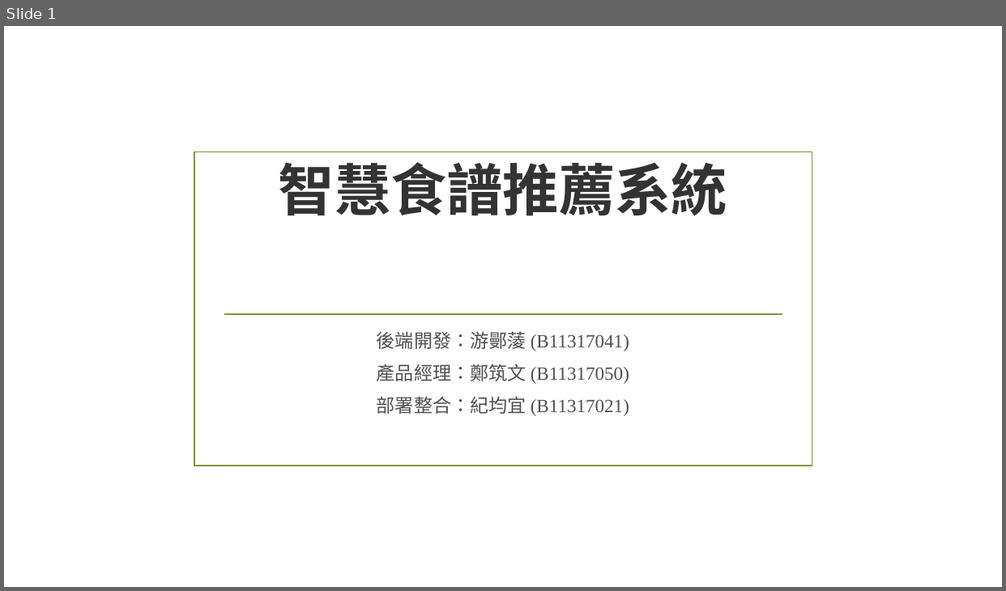
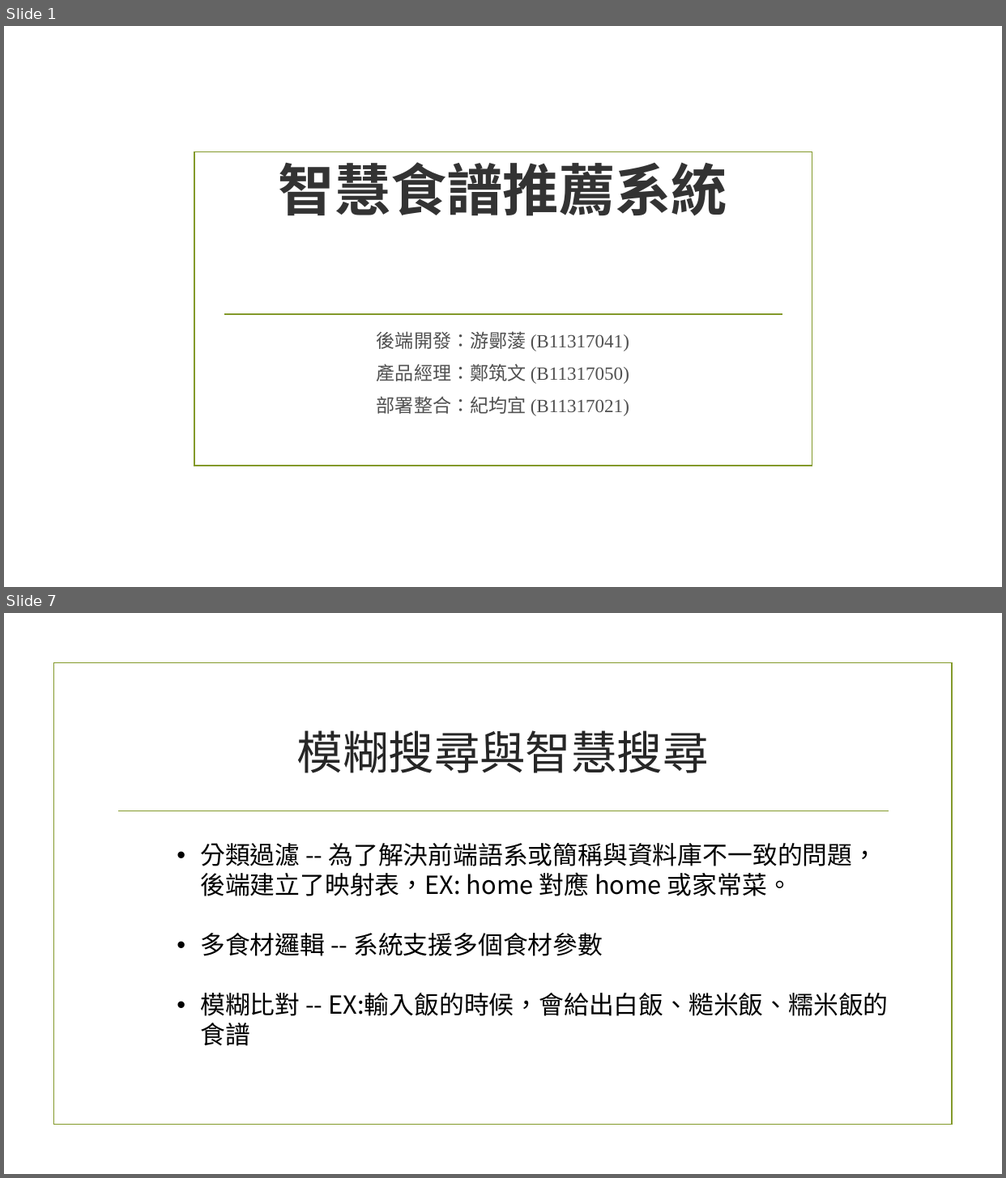
Before and after one commit to megan950628-tech/Final_report_recipe1, a slide deck: 智慧食譜推薦系統：後端架構.pptx. Shown one above the other, each under a label of ours: slide 1 before the commit, slides 1 and 7 after it; the slides between them are not shown. The pictures are 1006x591 and 1006x1178 pixels, drawn with LibreOffice and Linux fonts; fonts in the diff are those of the drawing; background and template pictures are left out. Boxes give left, top, right and bottom in pixels: in the first picture for what was removed or moved away, otherwise in the second. Text is boxed around its words. In the diff, an @@ line names an element or a change of style, - is before the commit and + after.

```diff
--- a/智慧食譜推薦系統：後端架構.pptx
+++ b/智慧食譜推薦系統：後端架構.pptx
@@ slide 7 added at box(4, 613, 1002, 1174), background picture (left out) @@
@@ rectangle added at box(53, 663, 952, 1125), outline #83992A 1.25 pt @@
@@ title added at box(297, 730, 709, 773), 44 pt, text #262626 @@
+模糊搜尋與智慧搜尋
@@ line added from (118, 811) to (889, 811), #83992A 1.25 pt @@
@@ text added at box(200, 843, 889, 1046), 24 pt, text #000000 @@
+• 分類過濾 -- 為了解決前端語系或簡稱與資料庫不一致的問題，後端建立了映射表，EX: home 對應 home 或家常菜。
+• 多食材邏輯 -- 系統支援多個食材參數
+• 模糊比對 -- EX:輸入飯的時候，會給出白飯、糙米飯、糯米飯的食譜
```
Also in this commit, not shown: 5 slides changed, 6 other slides added.
